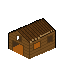
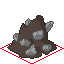
Layer changes from the first (64, 64) image to the second:
hid group "Storage" (1st of 2) (7 layers) over [8, 18, 56, 60]
added layer "Layer 12" above "Box back" over [7, 15, 57, 59]
showed "Limit" over [0, 33, 64, 64]
